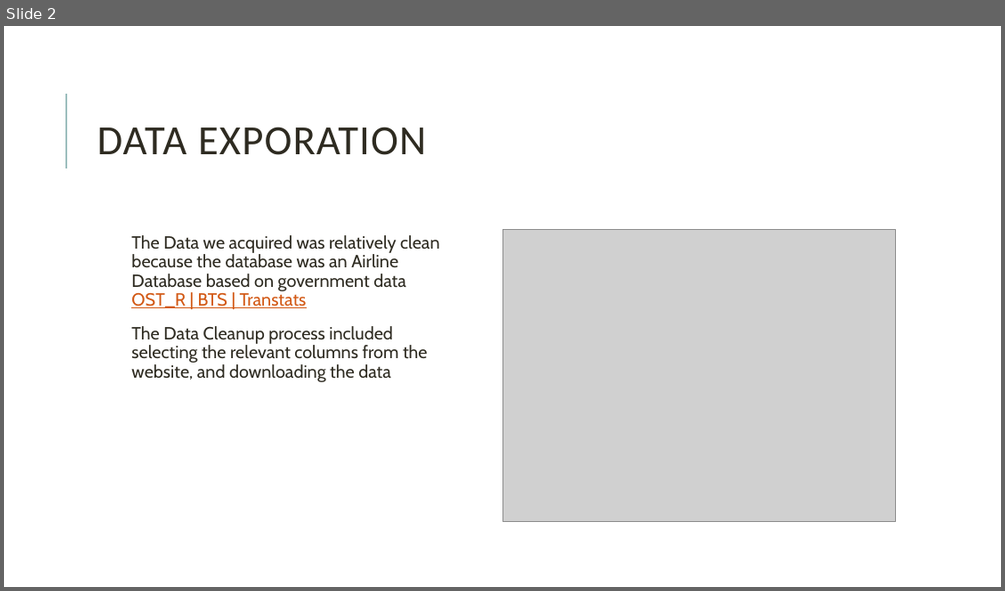
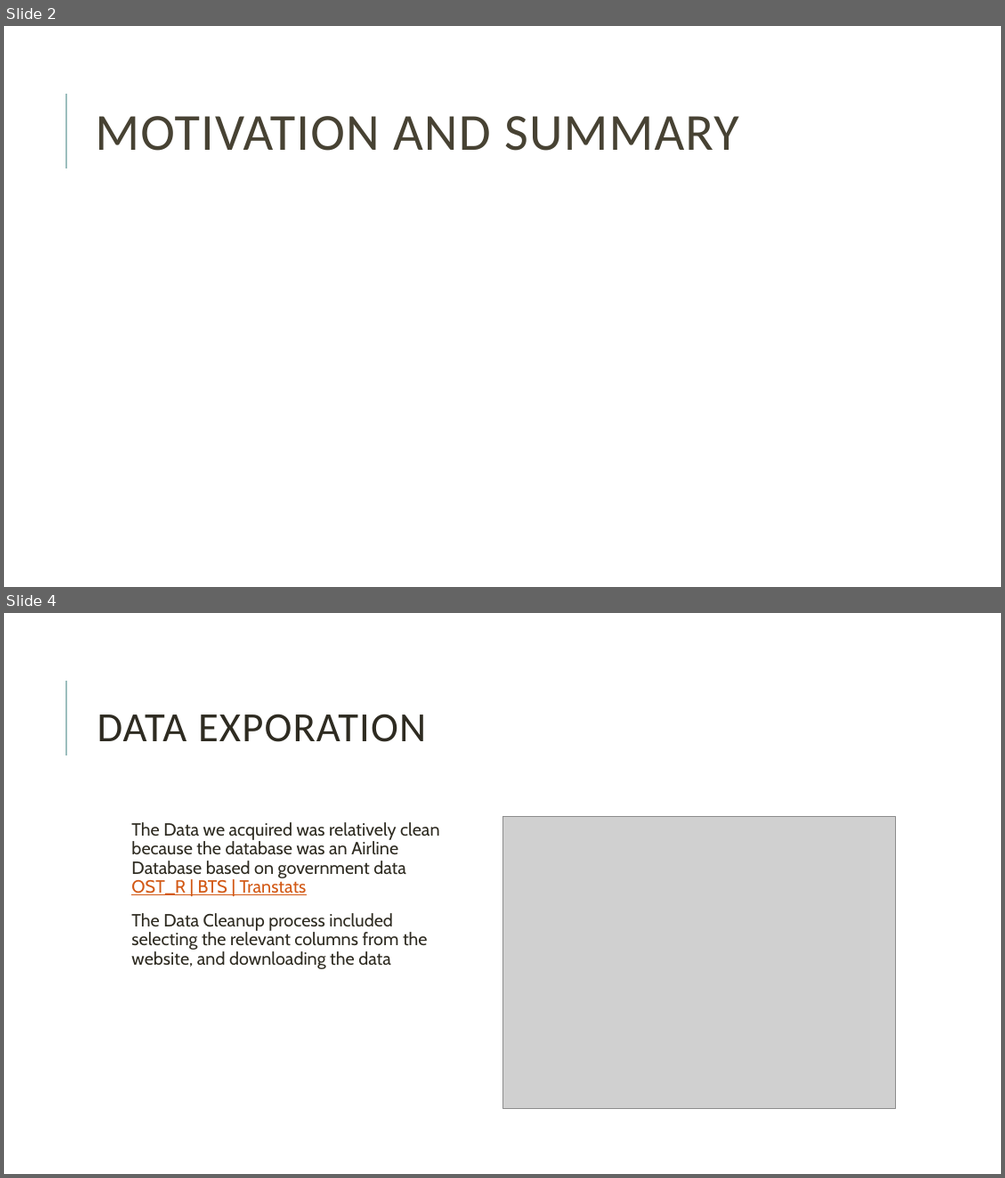
Before and after one commit to davew306/Project_Airline, a slide deck: Project Delta Airlines Presentation.pptx. Shown one above the other, each under a label of ours: slide 2 before the commit, slides 2 and 4 after it; the slides between them are not shown. The pictures are 1005x591 and 1005x1178 pixels, drawn with LibreOffice and Linux fonts; fonts in the diff are those of the drawing; grey boxes stand for pictures. Boxes give left, top, right and bottom in pixels: in the first picture for what was removed or moved away, otherwise in the second. Text is boxed around its words. In the diff, an @@ line names an element or a change of style, - is before the commit and + after.

```diff
--- a/Project Delta Airlines Presentation.pptx
+++ b/Project Delta Airlines Presentation.pptx
@@ slide 2 added at [4,26,1001,587], background #FFFFFF; not listed: 1 template element that a slide beside it also shows @@
@@ title added at [95,116,739,151], 50 pt, text #474233 @@
+MOTIVATION AND SUMMARY
@@ what was slide 2 is now slide 4 @@
```
Also in this commit, not shown: 2 slides changed, 2 other slides added.
